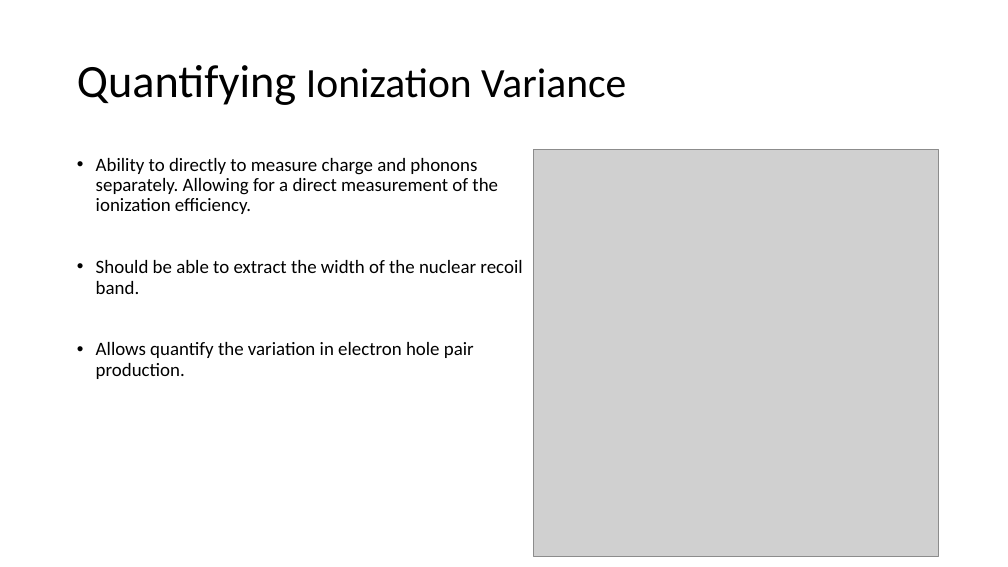
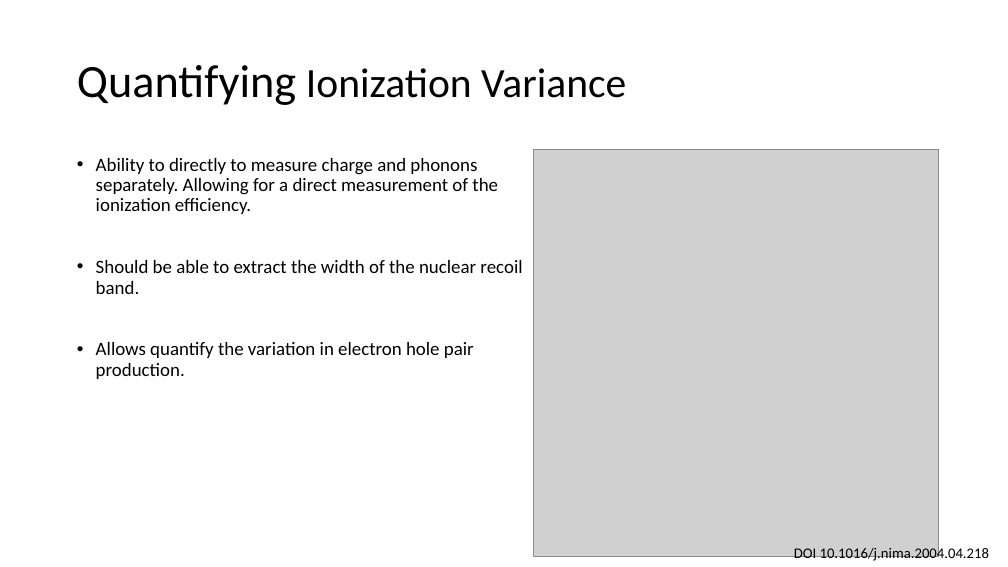
Before and after one commit to villaa/nrFano_Constraint, a slide deck: slide 9 of Mitch_Hawaii_talk. .pptx (slide 8 before the commit). Drawn at 1008x567 pixels with LibreOffice and Linux fonts; fonts in the diff are those of the drawing; grey boxes stand for pictures. Boxes give left, top, right and bottom in pixels: in the first picture for what was removed or moved away, otherwise in the second. Text is boxed around its words. In the diff, an @@ line names an element or a change of style, - is before the commit and + after.

```diff
--- a/Mitch_Hawaii_talk. .pptx
+++ b/Mitch_Hawaii_talk. .pptx
@@ text added at bbox=[794, 546, 989, 563], 14 pt, text #000000 @@
+DOI 10.1016/j.nima.2004.04.218
@@ page number added at bbox=[925, 548, 931, 549], 12 pt, text #8C8C8C @@
+9
```
Also in this commit, not shown: 8 other slides changed, 3 slides added, 4 slides removed, 22 other files.
